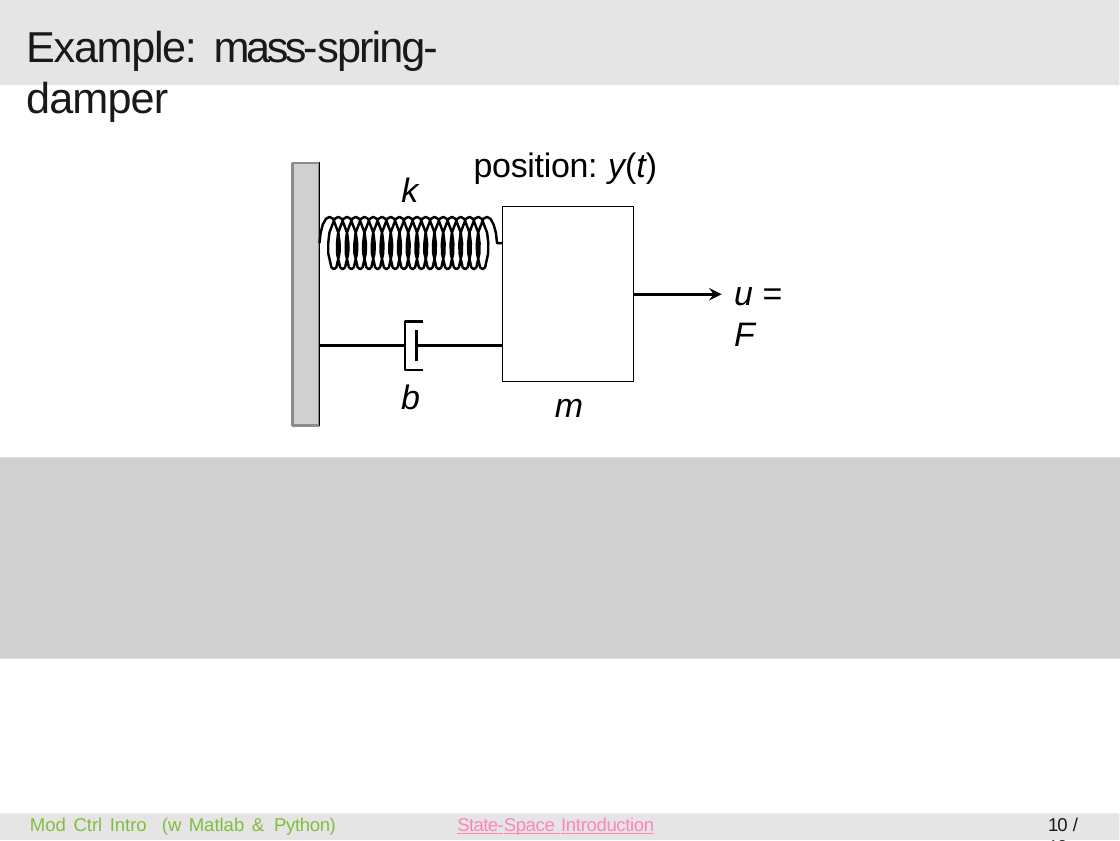
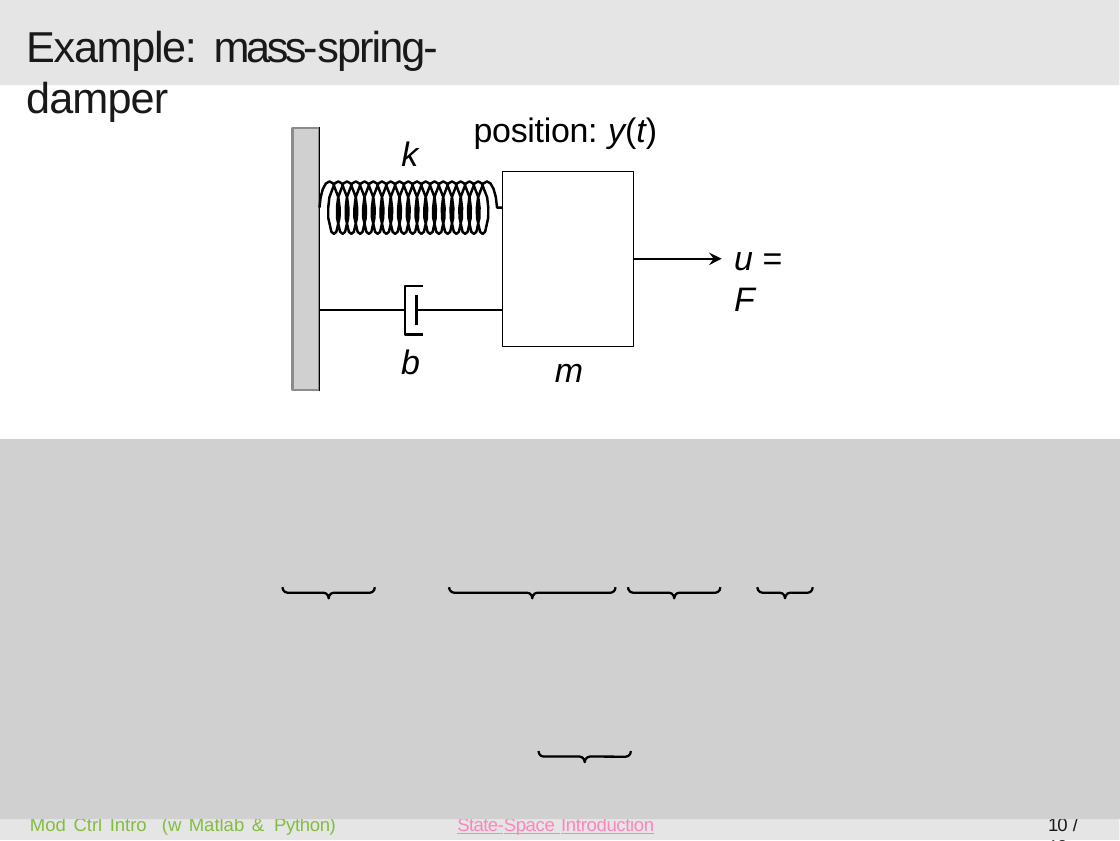
Before and after one commit to MCIMP-book/mcimp, a slide deck: slide 10 of lecture notes/from Modeling to Continuous-time LQ/powerpoint_handouts (work in progress)/06-State-Space Dynamic System Models (imcmp-handout-light) - pub.pptx. Drawn at 1120x841 pixels with LibreOffice and Linux fonts; fonts in the diff are those of the drawing; grey boxes stand for pictures. Boxes give left, top, right and bottom in pixels: in the first picture for what was removed or moved away, otherwise in the second. Text is boxed around its words. In the diff, an @@ line names an element or a change of style, - is before the commit and + after.

```diff
--- a/lecture notes/from Modeling to Continuous-time LQ/powerpoint_handouts (work in progress)/06-State-Space Dynamic System Models (imcmp-handout-light) - pub.pptx
+++ b/lecture notes/from Modeling to Continuous-time LQ/powerpoint_handouts (work in progress)/06-State-Space Dynamic System Models (imcmp-handout-light) - pub.pptx
@@ 6 freeform shapes, 5 texts, 1 picture: place and size @@
-6 freeform shapes, 5 texts, 1 picture at (293,152,755,427)
+6 freeform shapes, 5 texts, 1 picture at (293,117,755,391)
@@ picture: place and size @@
-picture at (0,458,1120,660)
+picture at (0,440,1120,820)
@@ right brace added at (281,588,374,599), outline #000000 0.75 pt @@
@@ right brace added at (449,587,616,598), outline #000000 0.75 pt @@
@@ right brace added at (628,588,721,599), outline #000000 0.75 pt @@
@@ right brace added at (758,587,813,598), outline #000000 0.75 pt @@
@@ right brace added at (539,752,632,763), outline #000000 0.75 pt @@
```
Also in this commit, not shown: 2 other slides changed, 1 other file.
